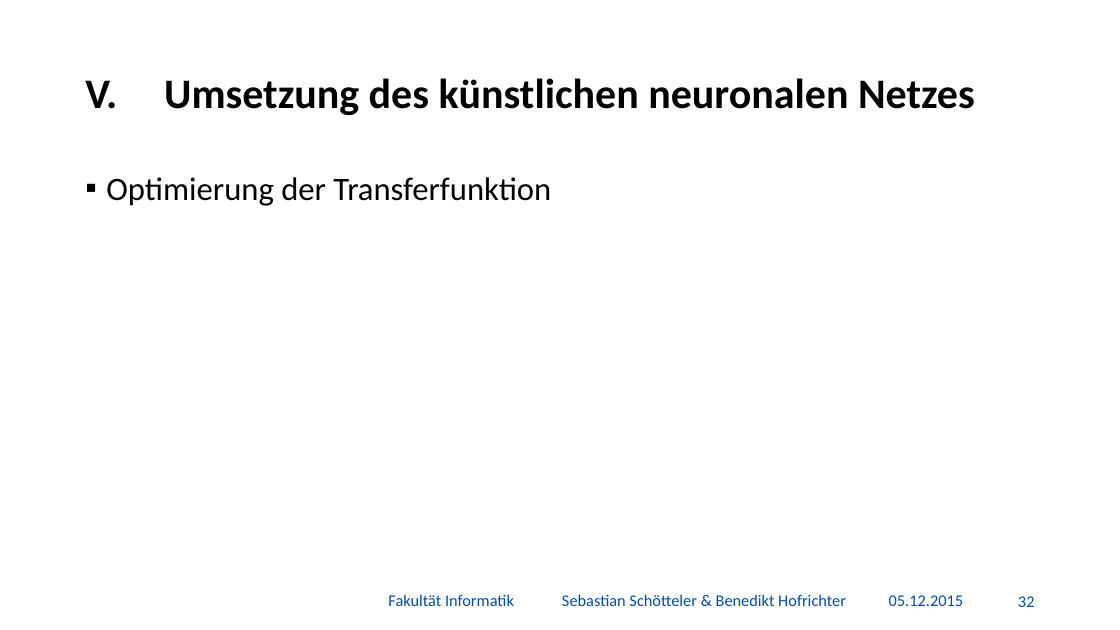
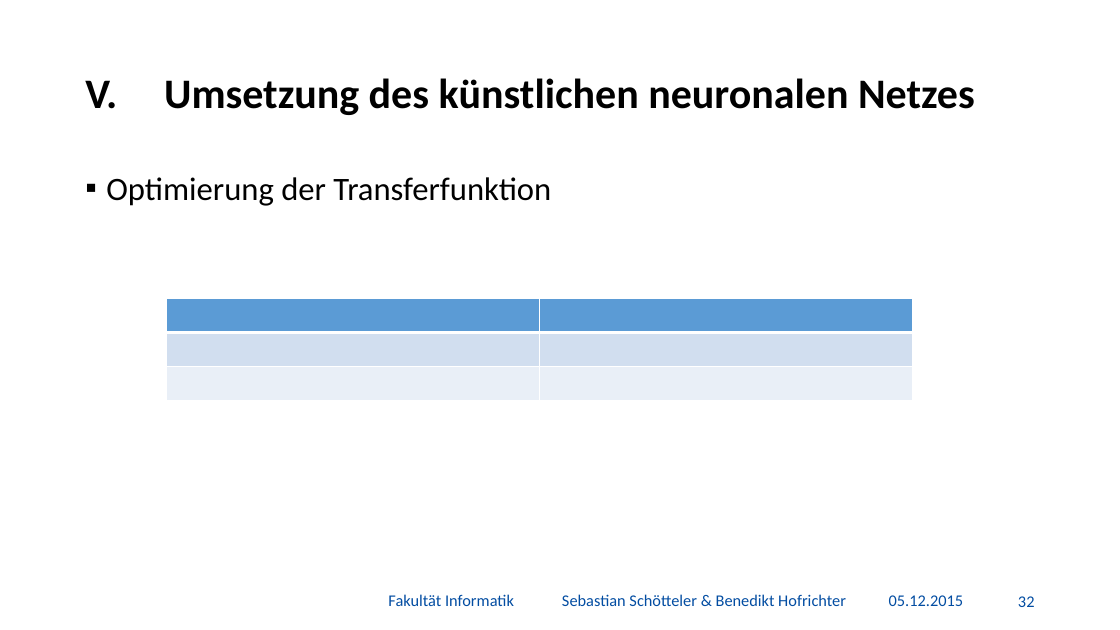
Before and after one commit to BenediktGitGit/soco15, a slide deck: slide 33 of 3b) Vortrag/Präsentation.pptx. Drawn at 1120x630 pixels with LibreOffice and Linux fonts; fonts in the diff are those of the drawing; background and template pictures are left out. Boxes give left, top, right and bottom in pixels: in the first picture for what was removed or moved away, otherwise in the second. Text is boxed around its words. In the diff, an @@ line names an element or a change of style, - is before the commit and + after.

```diff
--- a/3b) Vortrag/Präsentation.pptx
+++ b/3b) Vortrag/Präsentation.pptx
@@ table added at (166,298,912,401), 3 rows, 2 columns @@
+ | 
+ | 
+ | 
```
Also in this commit, not shown: 4 other slides changed, 1 other file.
